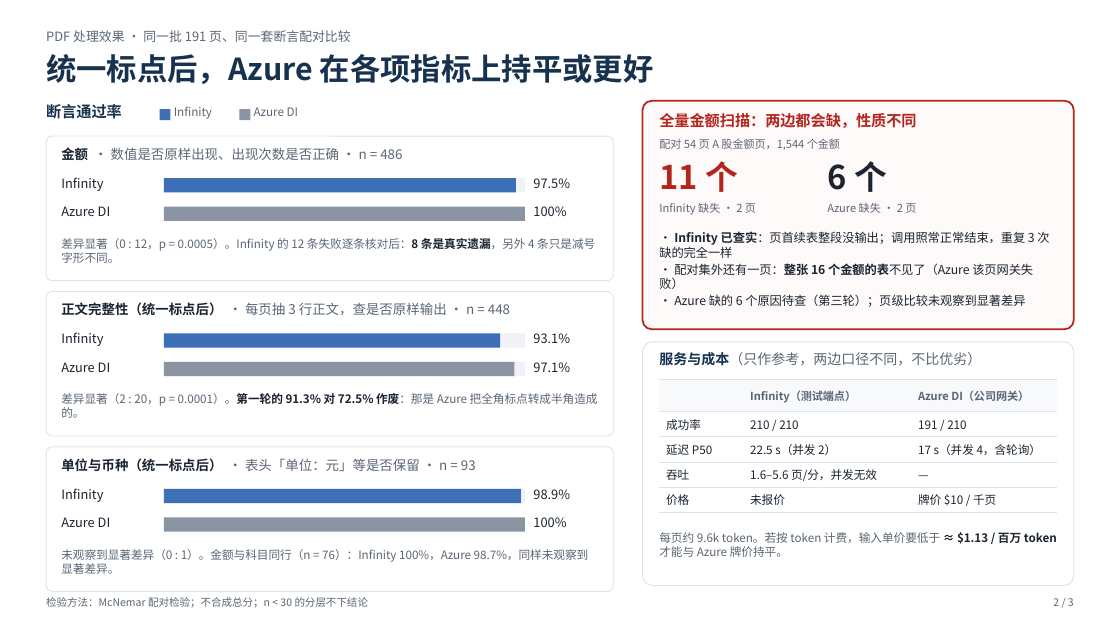
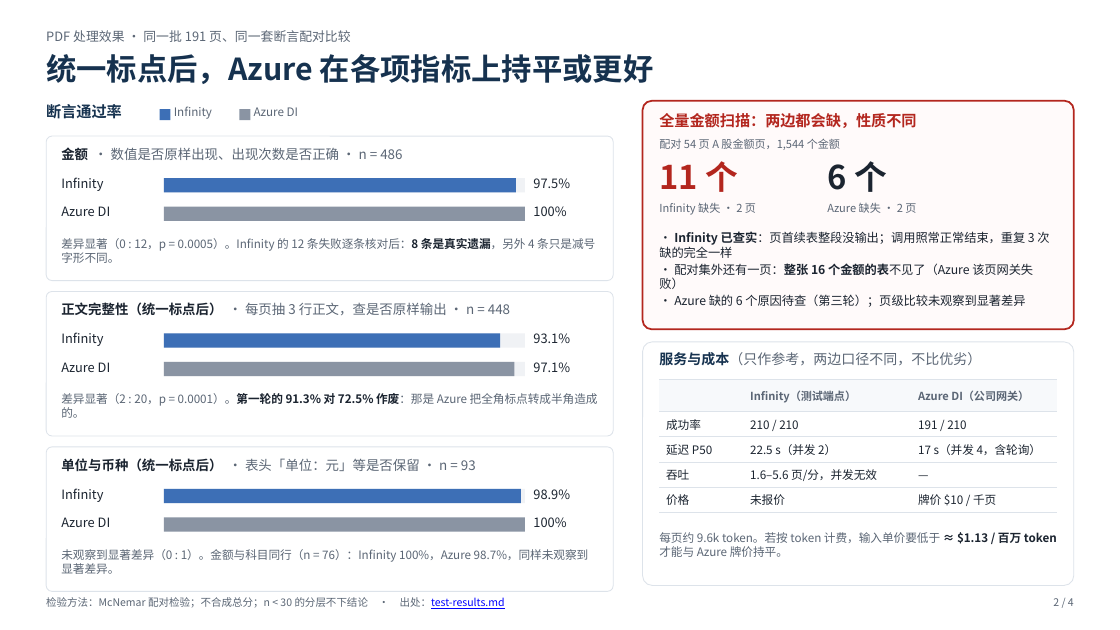
Before and after one commit to gejun2008/doc-parser-eval, a slide deck: slide 2 of docs/briefing-deck.pptx. Drawn at 1120x630 pixels with LibreOffice and Linux fonts; fonts in the diff are those of the drawing. Boxes give left, top, right and bottom in pixels: in the first picture for what was removed or moved away, otherwise in the second. Text is boxed around its words. In the diff, an @@ line names an element or a change of style, - is before the commit and + after.

```diff
--- a/docs/briefing-deck.pptx
+++ b/docs/briefing-deck.pptx
@@ text at [46, 597, 505, 609]: text changed @@
-检验方法：McNemar 配对检验；不合成总分；n < 30 的分层不下结论
+检验方法：McNemar 配对检验；不合成总分；n < 30 的分层不下结论 · 出处：test-results.md
@@ text at [1053, 598, 1074, 606]: text changed @@
-2 / 3
+2 / 4
```
Also in this commit, not shown: 2 other slides changed, 1 slide added, 5 other files.
